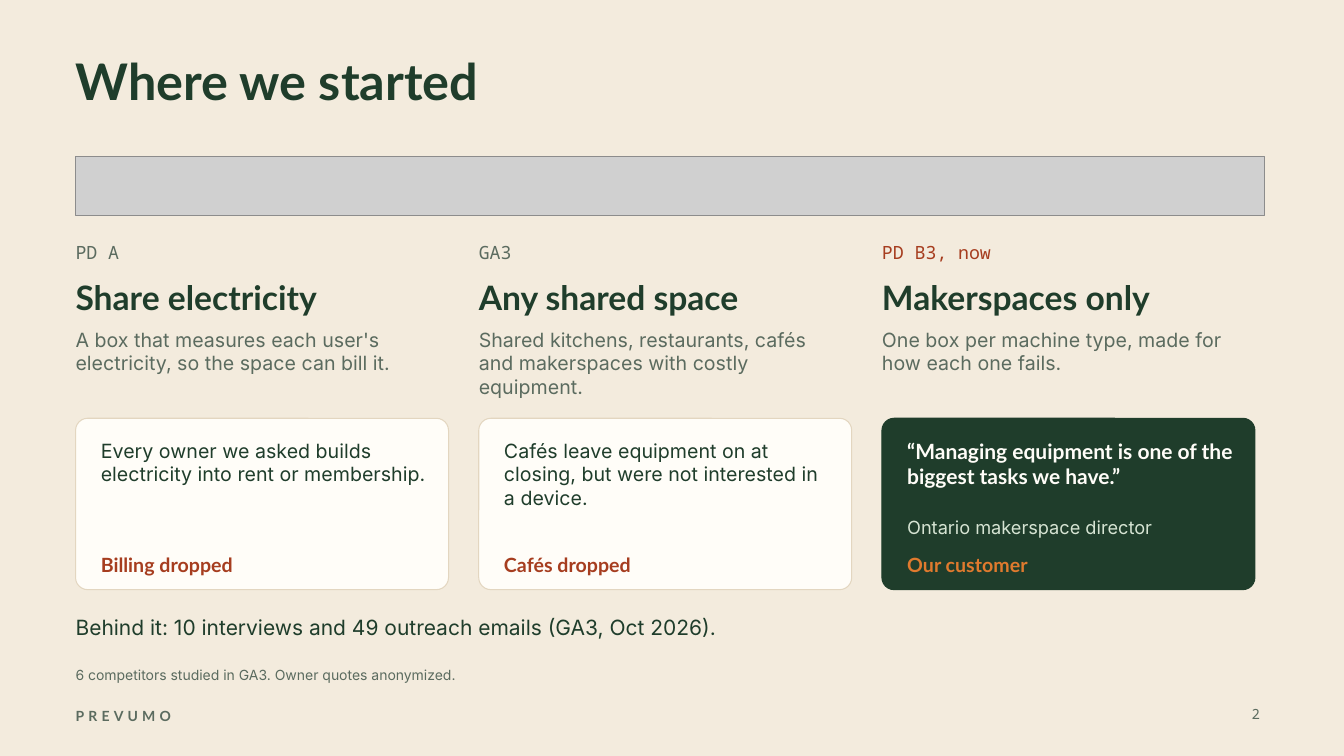
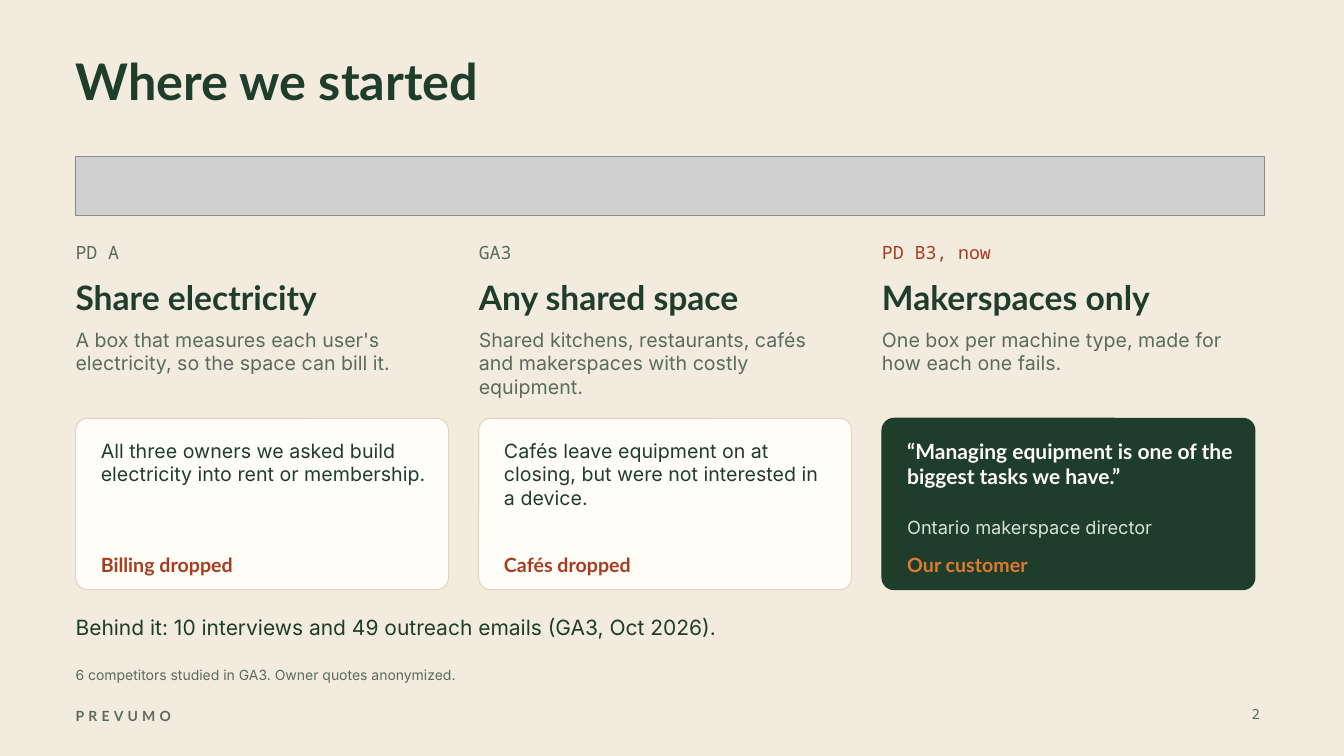
Before and after one commit to WAHB22/wahbs-world, a slide deck: slide 2 of prevumo/deliverables/final/PREVUMO-final.pptx. Drawn at 1344x756 pixels with LibreOffice and Linux fonts; fonts in the diff are those of the drawing; grey boxes stand for pictures. Boxes give left, top, right and bottom in pixels: in the first picture for what was removed or moved away, otherwise in the second. Text is boxed around its words. In the diff, an @@ line names an element or a change of style, - is before the commit and + after.

```diff
--- a/prevumo/deliverables/final/PREVUMO-final.pptx
+++ b/prevumo/deliverables/final/PREVUMO-final.pptx
@@ text at [101, 443, 425, 485]: text changed @@
-Every owner we asked builds electricity into rent or membership.
+All three owners we asked build electricity into rent or membership.
```
Also in this commit, not shown: 9 other slides changed, 11 other files.
